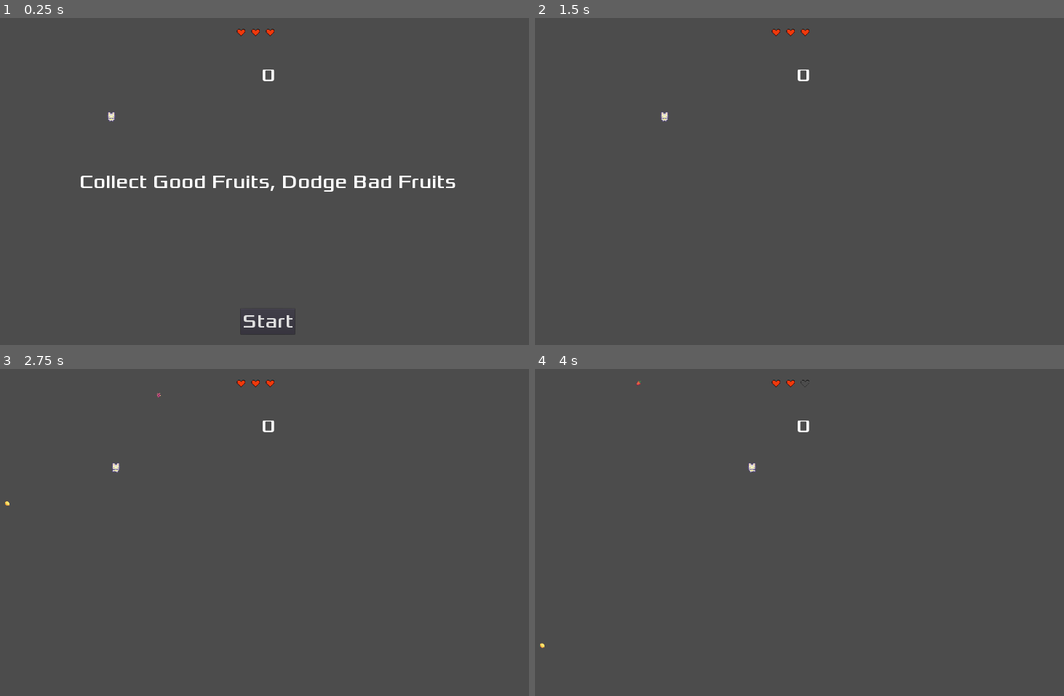
Above: before the commit, frames 1-4 (two rows, left to right).
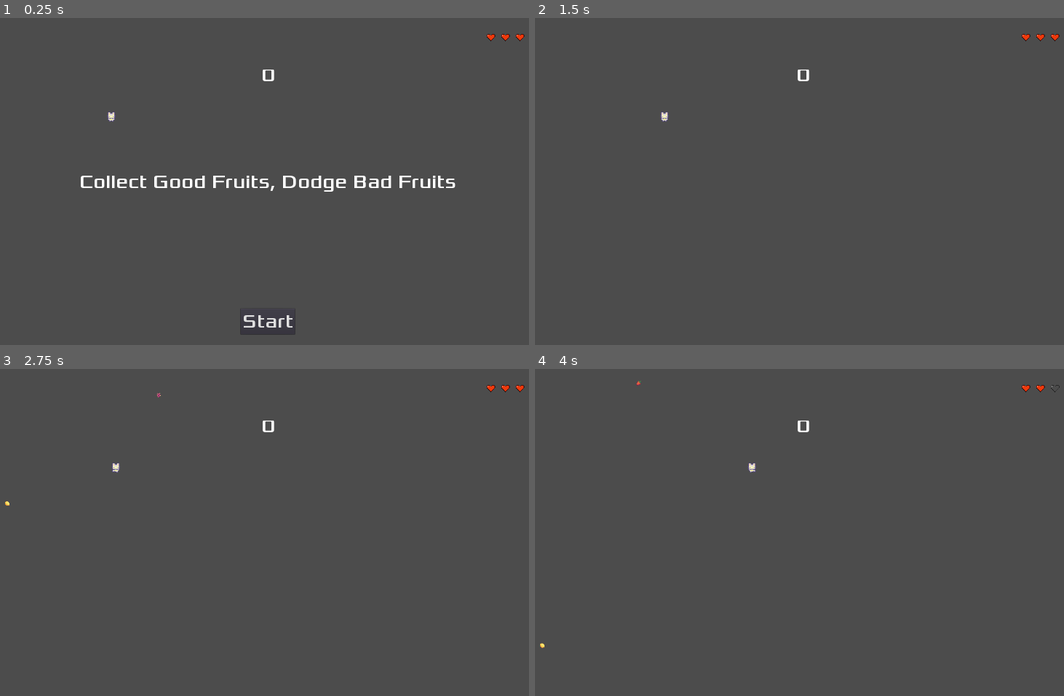
Above: after the commit, the same moments.

Repository: ColinKYuen/BQ-Game-Jam
Game: Godot game, scene res://Scenes/Main.tscn
The game is run twice, just before and just after one commit, with the same random seed, the same clock (stepped at 60 frames per second) and the same inputs.
Inputs:
- Up to frame 1 (0.25 s): no input
- Up to frame 2 (1.5 s): click "Start" at 0.5 s; tap Enter at 1.25 s; hold D (move_right) from 1.28 s (still down)
- Up to frame 3 (2.75 s): release D (move_right) at 2.03 s; hold Left (move_left) from 2.03 s (still down)
- Up to frame 4 (4 s): release Left (move_left) at 2.78 s; hold D (move_right) from 2.78 s (still down)

The runs differ from the first frame. In frame 1, 0.1% of the frame differs, in the area x 44-100%, y 3-8%; in frame 2, 0.1%; in frame 3, 0.1%; in frame 4, 0.1%.

Commit message:
Fix fruit name, move lives

Diff:
--- a/Scenes/Fruit1.tscn
+++ b/Scenes/Fruit1.tscn
@@ -5,7 +5,7 @@
 [sub_resource type="RectangleShape2D" id=1]
 extents = Vector2( 30.5, 29.5 )
 
-[node name="BadFruit" type="KinematicBody2D"]
+[node name="GoodFruit" type="KinematicBody2D"]
 
 [node name="Hitbox" type="CollisionShape2D" parent="."]
 position = Vector2( -1.5, 0.5 )
--- a/Scenes/Fruit2.tscn
+++ b/Scenes/Fruit2.tscn
@@ -6,7 +6,7 @@
 [sub_resource type="RectangleShape2D" id=1]
 extents = Vector2( 30.5, 29.5 )
 
-[node name="GoodFruit2" type="Area2D"]
+[node name="GoodFruit" type="Area2D"]
 script = ExtResource( 1 )
 
 [node name="Hitbox" type="CollisionShape2D" parent="."]
--- a/Scenes/HUD.tscn
+++ b/Scenes/HUD.tscn
@@ -68,17 +68,17 @@
 one_shot = true
 
 [node name="Life1" type="AnimatedSprite" parent="."]
-position = Vector2( 968, 48 )
+position = Vector2( 1792, 64 )
 frames = SubResource( 4 )
 animation = "get_hit"
 
 [node name="Life2" type="AnimatedSprite" parent="."]
-position = Vector2( 920, 48 )
+position = Vector2( 1744, 64 )
 frames = SubResource( 4 )
 animation = "get_hit"
 
 [node name="Life3" type="AnimatedSprite" parent="."]
-position = Vector2( 872, 48 )
+position = Vector2( 1696, 64 )
 frames = SubResource( 4 )
 animation = "get_hit"
 
